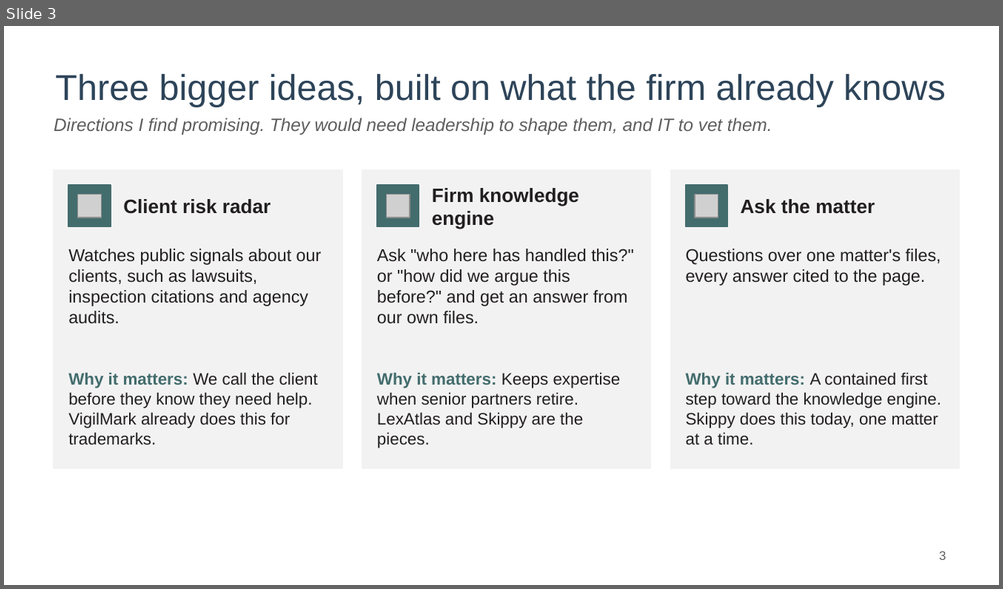
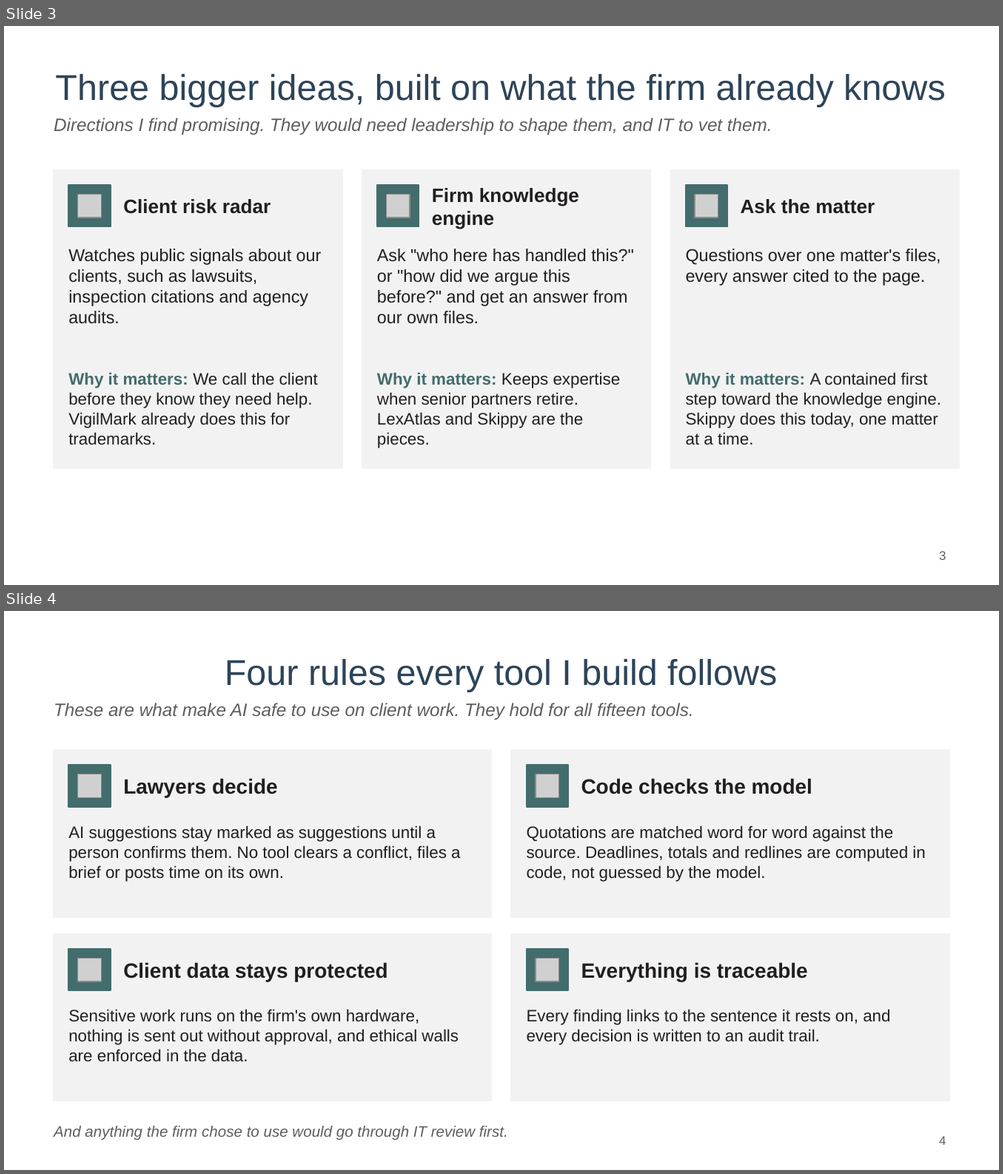
Before and after one commit to mylesparslow-collab/legal-portfolio, a slide deck: downloads/AI-ideas-Myles-Parslow.pptx. Shown one above the other, each under a label of ours: slide 3 before the commit, slides 3 and 4 after it. The pictures are 1003x589 and 1003x1174 pixels, drawn with LibreOffice and Linux fonts; fonts in the diff are those of the drawing; grey boxes stand for pictures. Boxes give left, top, right and bottom in pixels: in the first picture for what was removed or moved away, otherwise in the second. Text is boxed around its words. In the diff, an @@ line names an element or a change of style, - is before the commit and + after.

```diff
--- a/downloads/AI-ideas-Myles-Parslow.pptx
+++ b/downloads/AI-ideas-Myles-Parslow.pptx
@@ slide 4 added at bbox=[4, 611, 999, 1170], background #FFFFFF @@
@@ title added at bbox=[225, 659, 777, 692], 26 pt, text #2D4459 @@
+Four rules every tool I build follows
@@ text added at bbox=[54, 703, 694, 720], 13 pt, text #5E5E5E, italic @@
+These are what make AI safe to use on client work. They hold for all fifteen tools.
@@ rectangle added at bbox=[54, 750, 492, 917], fill #F2F2F2, outline #F2F2F2 1 pt @@
@@ rectangle added at bbox=[68, 765, 111, 807], fill #436C6D, outline #436C6D 1 pt @@
@@ rectangle added at bbox=[511, 750, 949, 917], fill #F2F2F2, outline #F2F2F2 1 pt @@
@@ rectangle added at bbox=[526, 765, 568, 807], fill #436C6D, outline #436C6D 1 pt @@
@@ picture added at bbox=[77, 774, 102, 798] @@
@@ text added at bbox=[123, 778, 278, 797], 15 pt, text #211E1F, bold @@
+Lawyers decide
@@ picture added at bbox=[535, 774, 559, 798] @@
@@ text added at bbox=[581, 778, 812, 795], 15 pt, text #211E1F, bold @@
+Code checks the model
@@ text added at bbox=[68, 826, 460, 882], 12 pt, text #211E1F @@
+AI suggestions stay marked as suggestions until a person confirms them. No tool clears a conflict, files a brief or posts time on its own.
@@ text added at bbox=[526, 826, 925, 882], 12 pt, text #211E1F @@
+Quotations are matched word for word against the source. Deadlines, totals and redlines are computed in code, not guessed by the model.
@@ rectangle added at bbox=[54, 934, 492, 1102], fill #F2F2F2, outline #F2F2F2 1 pt @@
@@ rectangle added at bbox=[511, 934, 949, 1102], fill #F2F2F2, outline #F2F2F2 1 pt @@
@@ rectangle added at bbox=[68, 949, 111, 991], fill #436C6D, outline #436C6D 1 pt @@
@@ picture added at bbox=[77, 958, 102, 982] @@
@@ text added at bbox=[123, 963, 387, 982], 15 pt, text #211E1F, bold @@
+Client data stays protected
@@ rectangle added at bbox=[526, 949, 568, 991], fill #436C6D, outline #436C6D 1 pt @@
@@ picture added at bbox=[535, 958, 559, 982] @@
@@ text added at bbox=[581, 963, 808, 982], 15 pt, text #211E1F, bold @@
+Everything is traceable
@@ text added at bbox=[68, 1009, 458, 1062], 12 pt, text #211E1F @@
+Sensitive work runs on the firm's own hardware, nothing is sent out without approval, and ethical walls are enforced in the data.
@@ text added at bbox=[526, 1009, 890, 1045], 12 pt, text #211E1F @@
+Every finding links to the sentence it rests on, and every decision is written to an audit trail.
@@ text added at bbox=[54, 1126, 508, 1140], 11 pt, text #5E5E5E, italic @@
+And anything the firm chose to use would go through IT review first.
@@ page number added at bbox=[939, 1136, 945, 1145], 9 pt, text #5E5E5E @@
+4
```
Also in this commit, not shown: 1 slide changed, 1 slide removed.
